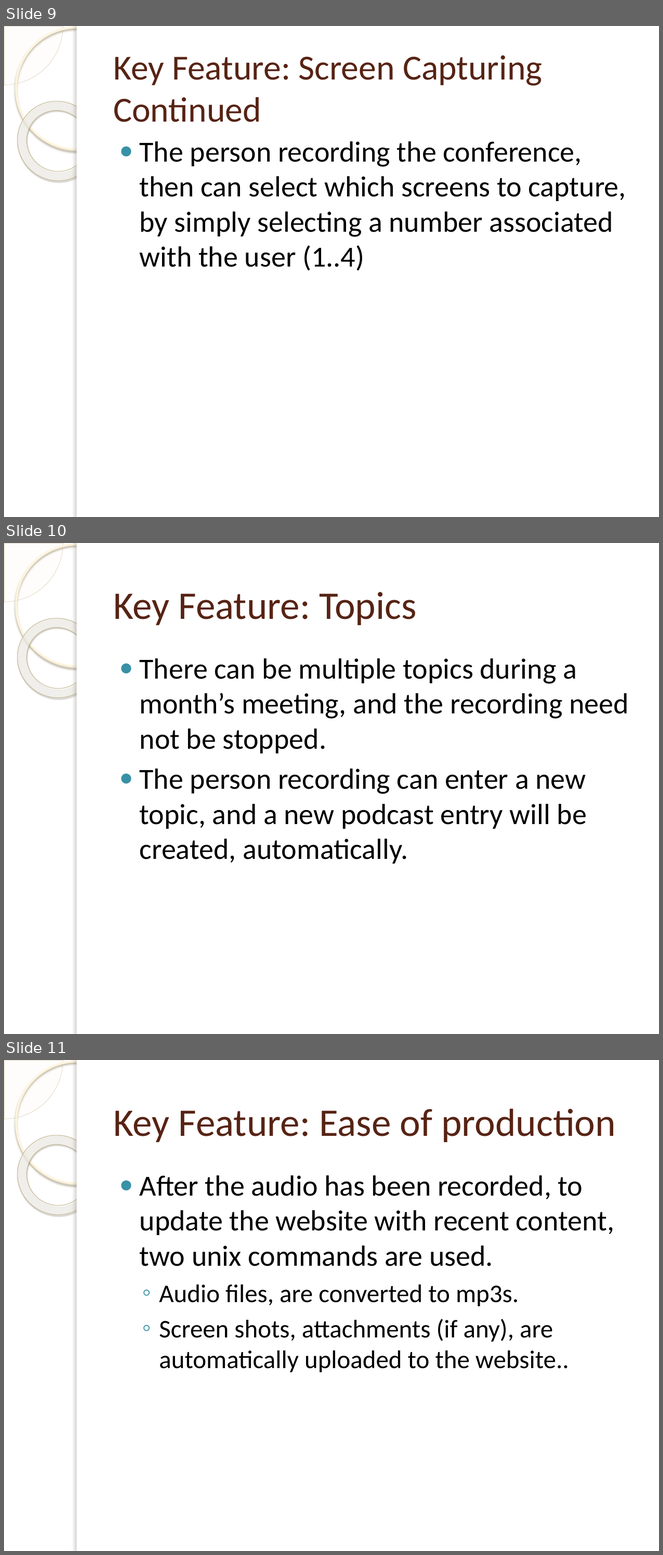
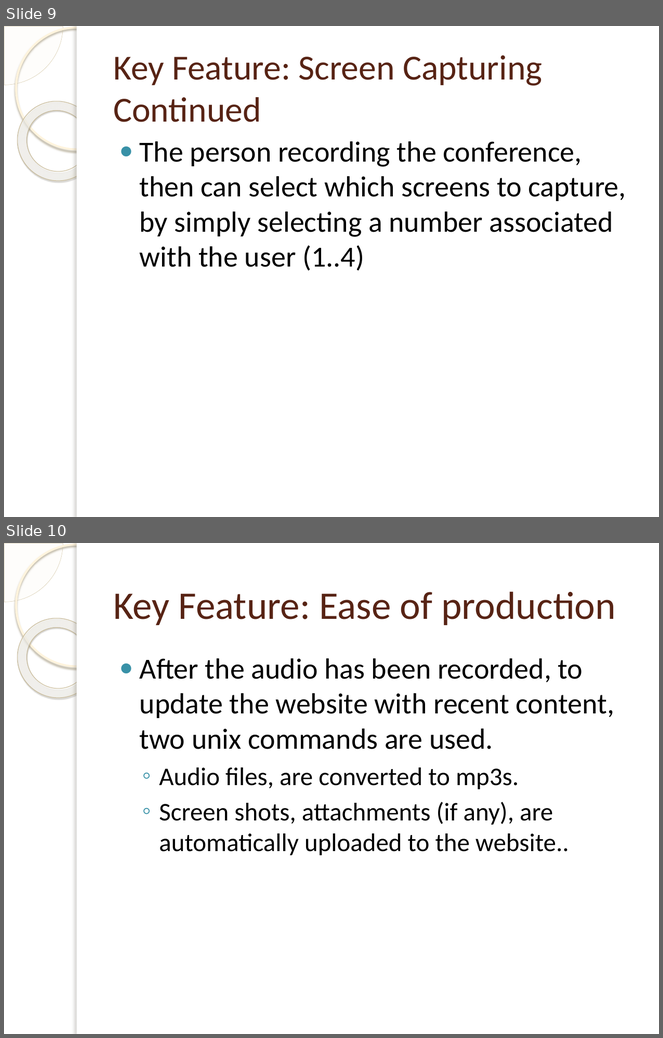
Before and after one commit to japharl/DC-PM-Podcast-Software, a slide deck: PRESENTATION/12-2665-Podcast.pptx. Shown one above the other, each under a label of ours: slides 9, 10 and 11 before the commit, slides 9 and 10 after it. The pictures are 663x1555 and 663x1038 pixels, drawn with LibreOffice and Linux fonts; fonts in the diff are those of the drawing; background and template pictures are left out. Boxes give left, top, right and bottom in pixels: in the first picture for what was removed or moved away, otherwise in the second. Text is boxed around its words. In the diff, an @@ line names an element or a change of style, - is before the commit and + after.

Commit message:
tweak to reflect current code status.

```diff
--- a/PRESENTATION/12-2665-Podcast.pptx
+++ b/PRESENTATION/12-2665-Podcast.pptx
@@ slide 10 removed at (4,543,659,1034), background picture (left out); not listed: 5 template elements that a slide beside it also shows @@
@@ title removed at (113,592,417,625) @@
-Key Feature: Topics
@@ text removed at (140,658,629,864) @@
-● There can be multiple topics during a month’s meeting, and the recording need not be stopped.
-● The person recording can enter a new topic, and a new podcast entry will be created, automatically.
@@ what was slide 11 is now slide 10 @@
```
